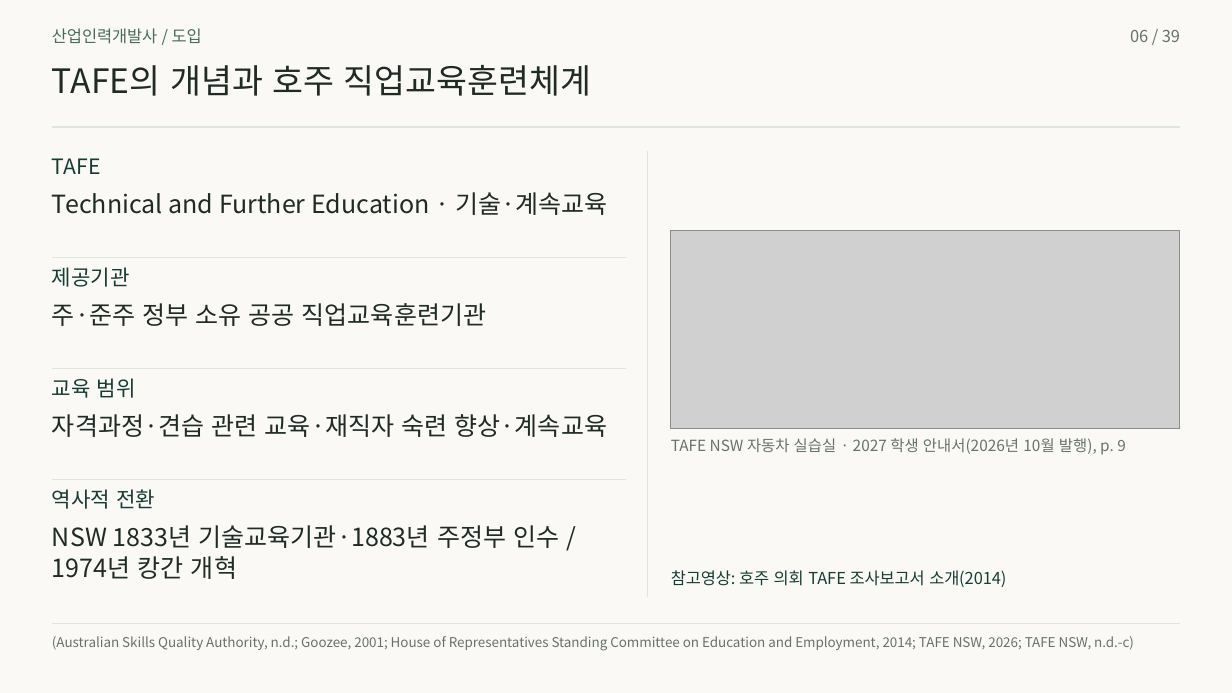
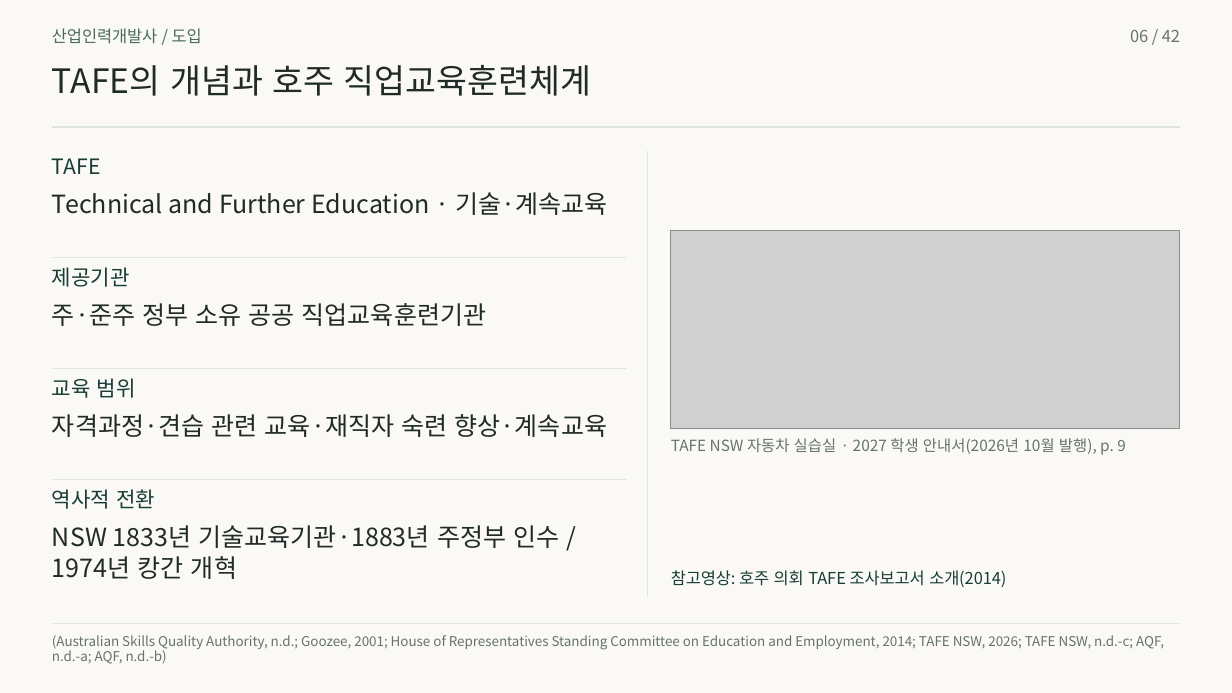
Before and after one commit to 01Chungee10/vet-history-rehearsal, a slide deck: slide 6 of au-cn-2026/presentation.pptx. Drawn at 1232x693 pixels with LibreOffice and Linux fonts; fonts in the diff are those of the drawing; grey boxes stand for pictures. Boxes give left, top, right and bottom in pixels: in the first picture for what was removed or moved away, otherwise in the second. Text is boxed around its words. In the diff, an @@ line names an element or a change of style, - is before the commit and + after.

```diff
--- a/au-cn-2026/presentation.pptx
+++ b/au-cn-2026/presentation.pptx
@@ text at bbox=[1130, 30, 1180, 42]: text changed @@
-06 / 39
+06 / 42
@@ text at bbox=[52, 635, 1164, 650]: text changed @@
-(Australian Skills Quality Authority, n.d.; Goozee, 2001; House of Representatives Standing Committee on Education and Employment, 2014; TAFE NSW, 2026; TAFE NSW, n.d.-c)
+(Australian Skills Quality Authority, n.d.; Goozee, 2001; House of Representatives Standing Committee on Education and Employment, 2014; TAFE NSW, 2026; TAFE NSW, n.d.-c; AQF,
@@ text added at bbox=[52, 647, 167, 664], 10.5 pt, text #66736D @@
+n.d.-a; AQF, n.d.-b)
```
Also in this commit, not shown: 38 other slides changed, 3 slides added, 46 other files.
